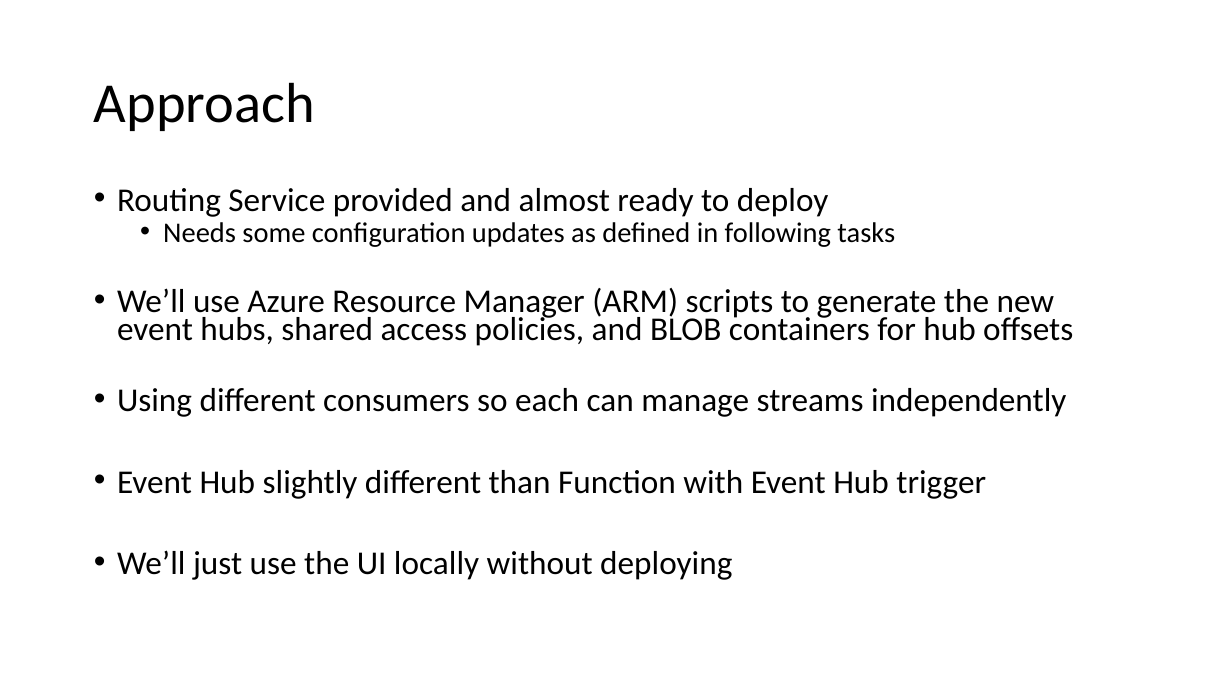
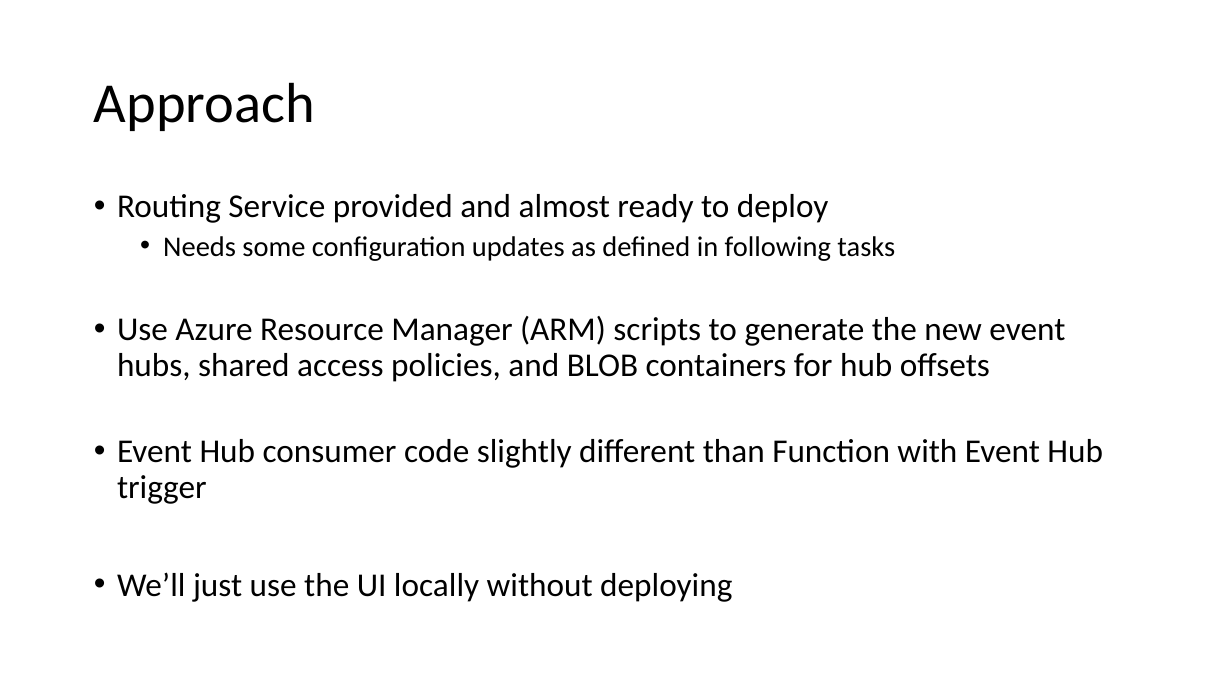
Before and after one commit to scottctr/EdaWorkshop, a slide deck: slide 7 of Sprint3/EdaWorkshop_Sprint3.pptx (slide 8 before the commit). Drawn at 1232x693 pixels with LibreOffice and Linux fonts; fonts in the diff are those of the drawing. Boxes give left, top, right and bottom in pixels: in the first picture for what was removed or moved away, otherwise in the second. Text is boxed around its words. In the diff, an @@ line names an element or a change of style, - is before the commit and + after.

```diff
--- a/Sprint3/EdaWorkshop_Sprint3.pptx
+++ b/Sprint3/EdaWorkshop_Sprint3.pptx
@@ text at (x1=117, y1=194, x2=895, y2=602): line spacing 0.7 to 0.9 @@
@@ text at (x1=117, y1=316, x2=1103, y2=504): text changed @@
-• We’ll use Azure Resource Manager (ARM) scripts to generate the new event hubs, shared access policies, and BLOB containers for hub offsets
-• Using different consumers so each can manage streams independently
-• Event Hub slightly different than Function with Event Hub trigger
+• Use Azure Resource Manager (ARM) scripts to generate the new event hubs, shared access policies, and BLOB containers for hub offsets
+• Event Hub consumer code slightly different than Function with Event Hub trigger
```
Also in this commit, not shown: 4 other slides changed, 1 slide removed, 22 other files.
